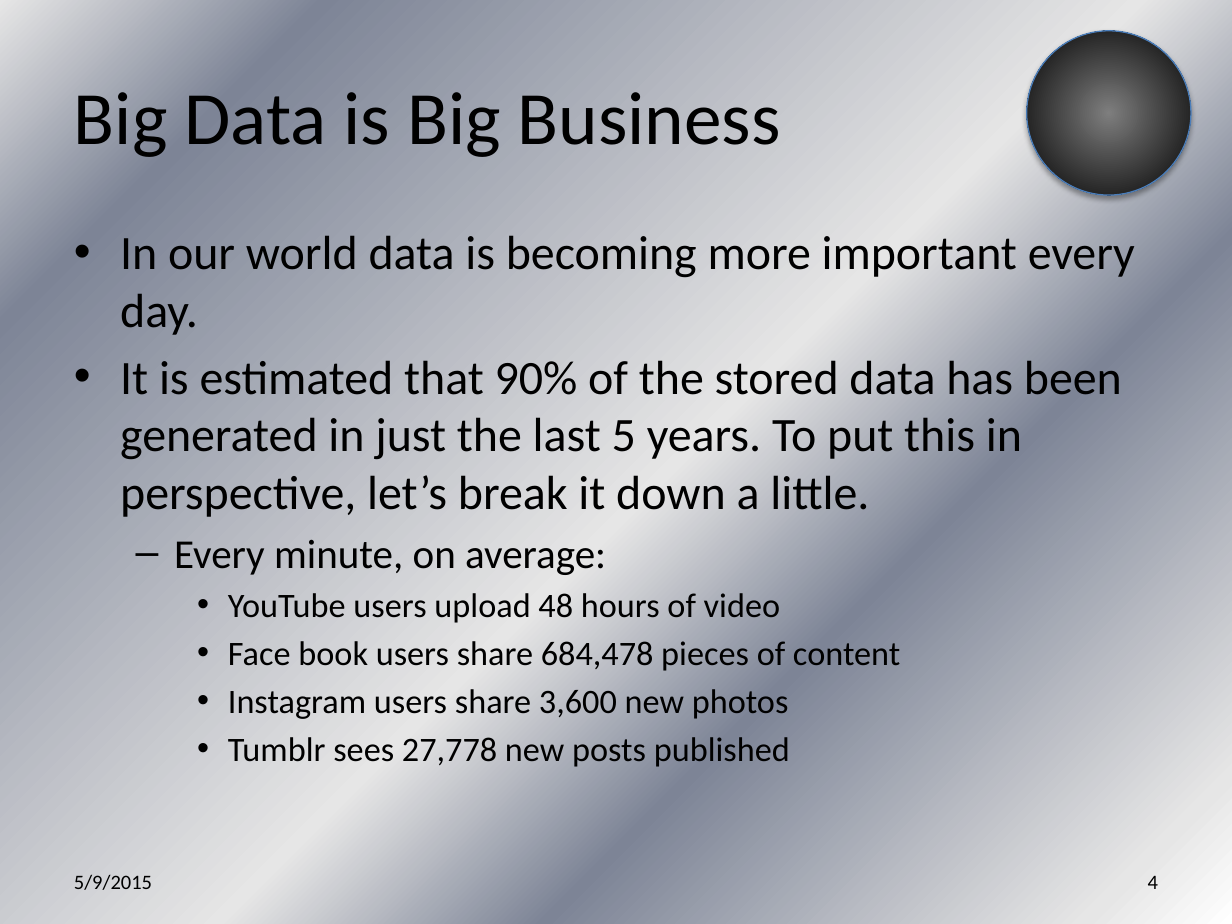
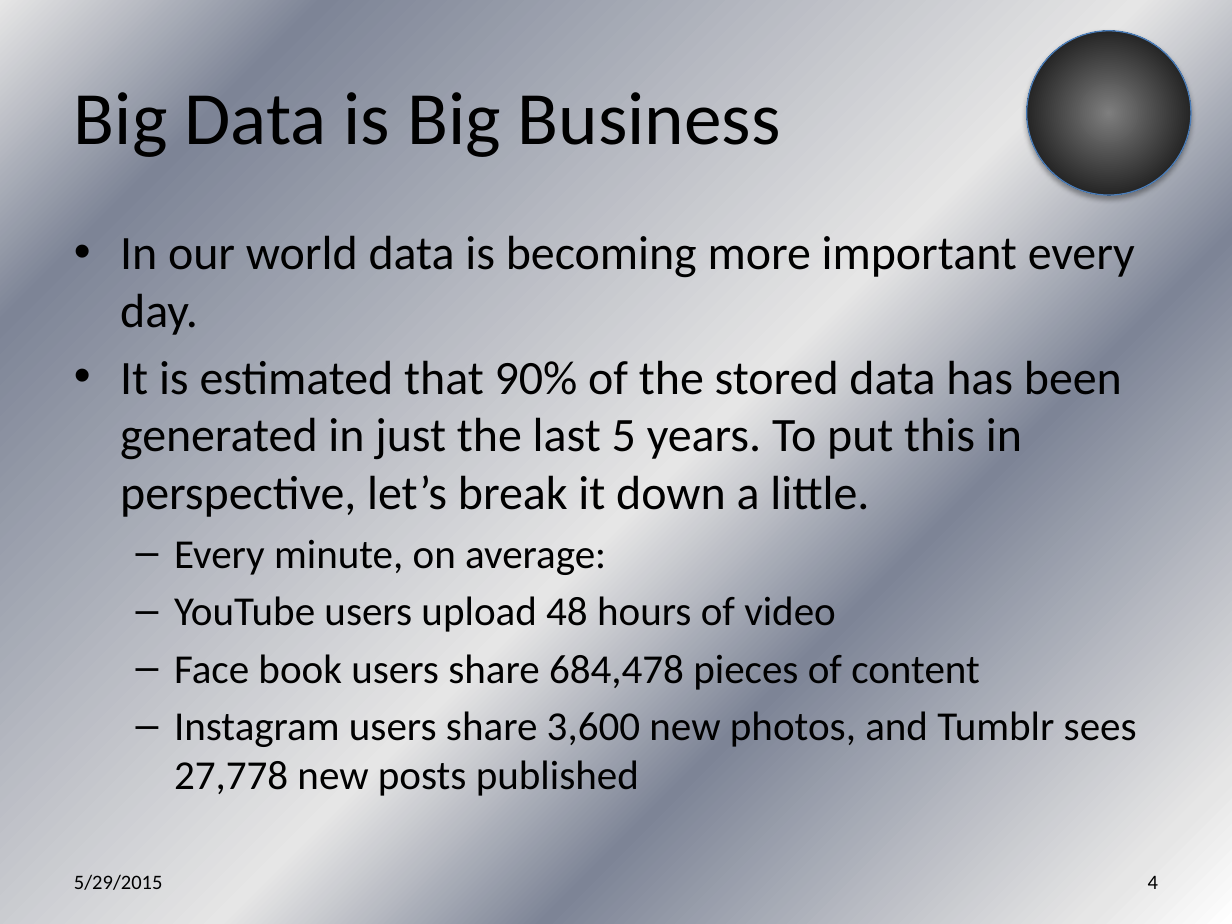
Before and after one commit to jegroom102080/What_is_Data_Science_Anyway, a slide deck: slide 4 of What is Data Science Anyway.pptx. Drawn at 1232x924 pixels with LibreOffice and Linux fonts; fonts in the diff are those of the drawing. Boxes give left, top, right and bottom in pixels: in the first picture for what was removed or moved away, otherwise in the second. Text is boxed around its words. In the diff, an @@ line names an element or a change of style, - is before the commit and + after.

```diff
--- a/What is Data Science Anyway.pptx
+++ b/What is Data Science Anyway.pptx
@@ text at box(174, 596, 980, 690): size 20 to 24 pt in "YouTube users upload 48 hours of video", "Face book users share 684,478 pieces of ..."; bullet • to –; list level 3 to 2 in "YouTube users upload 48 hours ..."; list level 3 to 2 in "Face book users share 684,478 ..." @@
@@ text at box(174, 711, 1137, 796): text changed; size 20 to 24 pt @@
-    • Instagram users share 3,600 new photos
-    • Tumblr sees 27,778 new posts published
+  – Instagram users share 3,600 new photos, and Tumblr sees 27,778 new posts published
@@ text at box(74, 874, 163, 890): text changed @@
-5/9/2015
+5/29/2015
```
Also in this commit, not shown: 43 other slides changed, 1 slide added, 1 other file.
